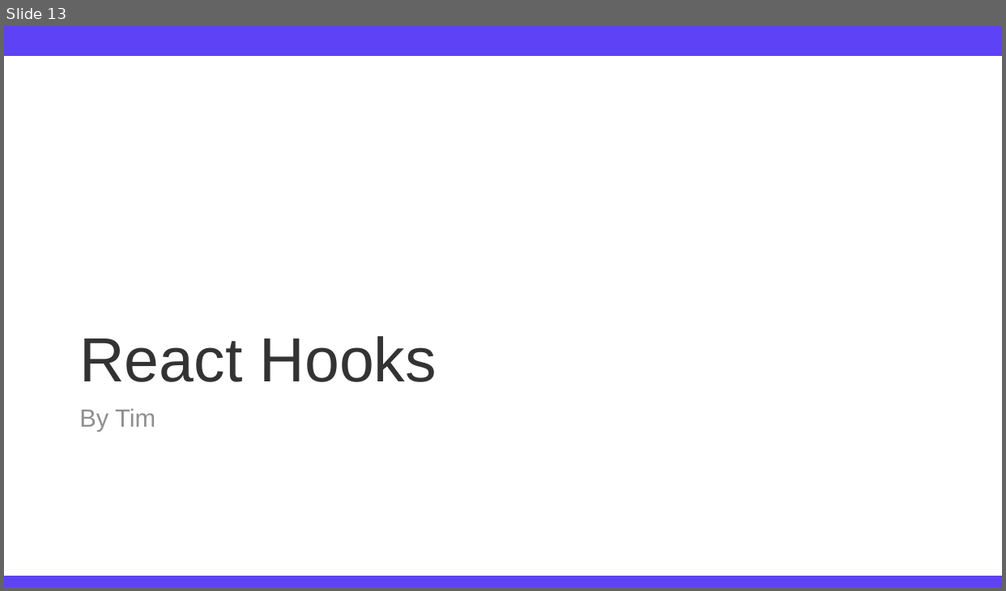
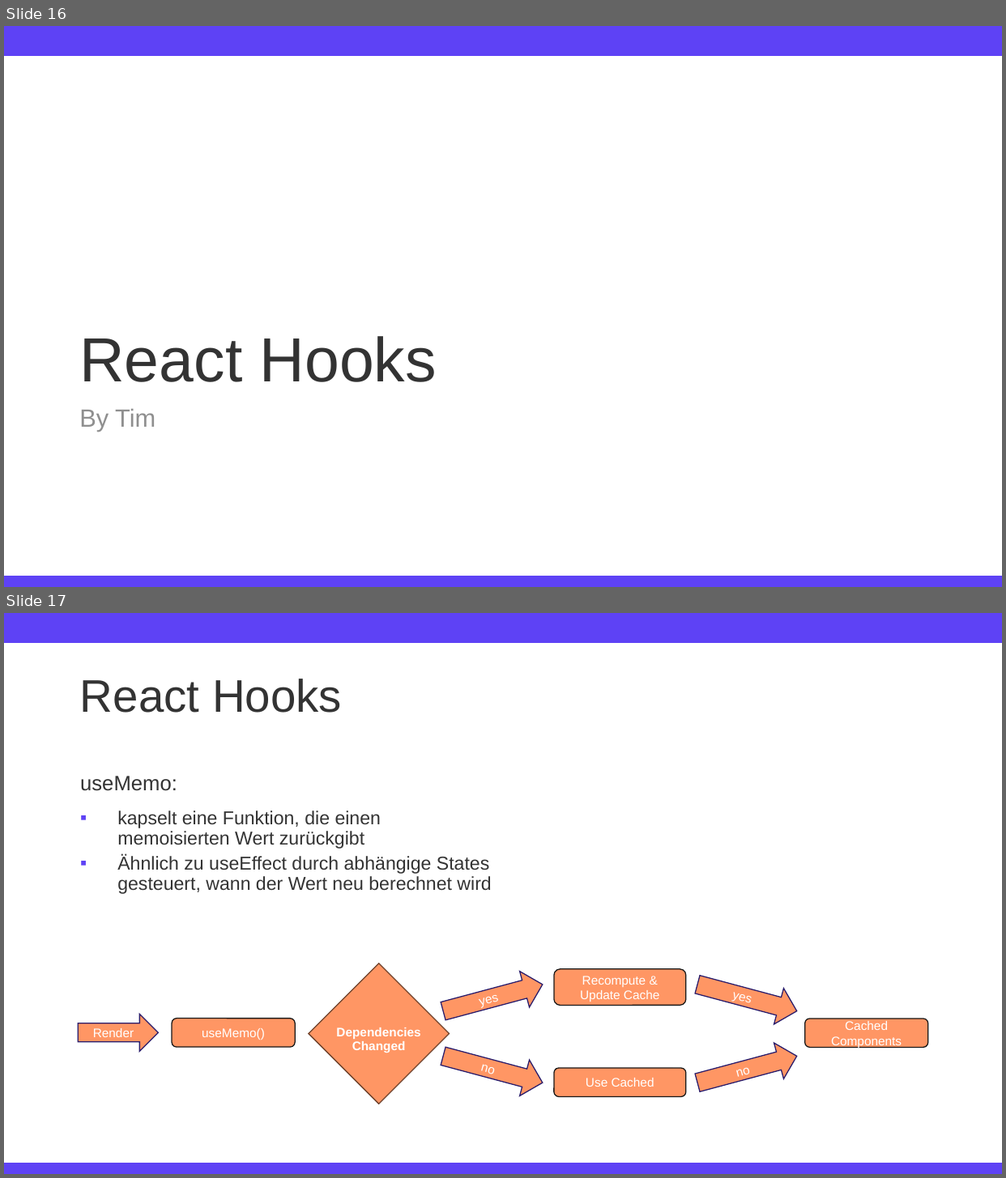
Before and after one commit to TimFehrmannAclue/techlabor_trainings_react_advanced, a slide deck: training_react_advanced.pptx. Shown one above the other, each under a label of ours: slide 13 before the commit, slides 16 and 17 after it. The pictures are 1006x591 and 1006x1178 pixels, drawn with LibreOffice and Linux fonts; fonts in the diff are those of the drawing; background and template pictures are left out. Boxes give left, top, right and bottom in pixels: in the first picture for what was removed or moved away, otherwise in the second. Text is boxed around its words. In the diff, an @@ line names an element or a change of style, - is before the commit and + after.

Commit message:
started added React Hooks section & todos to presentation

```diff
--- a/training_react_advanced.pptx
+++ b/training_react_advanced.pptx
@@ slide 17 added at [4, 613, 1002, 1174], background #FFFFFF; not listed: 2 template elements that a slide beside it also shows @@
@@ title added at [80, 679, 342, 713], 44 pt, text #333333 @@
+React Hooks
@@ text added at [80, 776, 177, 791], 20 pt, text #333333 @@
+useMemo:
@@ text added at [117, 811, 491, 894], 18 pt, text #333333 @@
+▪ kapselt eine Funktion, die einen memoisierten Wert zurückgibt
+▪ Ähnlich zu useEffect durch abhängige States gesteuert, wann der Wert neu berechnet wird
@@ diamond added at [309, 964, 450, 1104], fill #FF9664, outline #70422C 1 pt @@
@@ right arrow added at [438, 967, 547, 1030], fill #FF9664, outline #291D6B 1 pt, 12 pt, text #FFFFFF @@
+yes
@@ rounded rectangle added at [554, 969, 686, 1005], fill #FF9664, outline #161616 1 pt, 12 pt, text #FFFFFF @@
+Recompute & Update Cache
@@ right arrow added at [692, 967, 801, 1030], fill #FF9664, outline #291D6B 1 pt, 12 pt, text #FFFFFF @@
+yes
@@ right arrow added at [78, 1014, 158, 1052], fill #FF9664, outline #291D6B 1 pt, 12 pt, text #FFFFFF @@
+Render
@@ rounded rectangle added at [172, 1019, 296, 1047], fill #FF9664, outline #161616 1 pt, 12 pt, text #FFFFFF @@
+useMemo()
@@ rounded rectangle added at [805, 1019, 928, 1047], fill #FF9664, outline #161616 1 pt, 12 pt, text #FFFFFF @@
+Cached Components
@@ text added at [336, 1028, 420, 1053], 12 pt, text #FFFFFF, bold @@
+Dependencies Changed
@@ right arrow added at [438, 1038, 547, 1101], fill #FF9664, outline #291D6B 1 pt, 12 pt, text #FFFFFF @@
+no
@@ right arrow added at [692, 1038, 801, 1101], fill #FF9664, outline #291D6B 1 pt, 12 pt, text #FFFFFF @@
+no
@@ rounded rectangle added at [554, 1068, 686, 1097], fill #FF9664, outline #161616 1 pt, 12 pt, text #FFFFFF @@
+Use Cached
@@ what was slide 13 is now slide 16 @@
```
Also in this commit, not shown: 3 slides changed, 11 other slides added, 2 slides removed, 2 other files.
